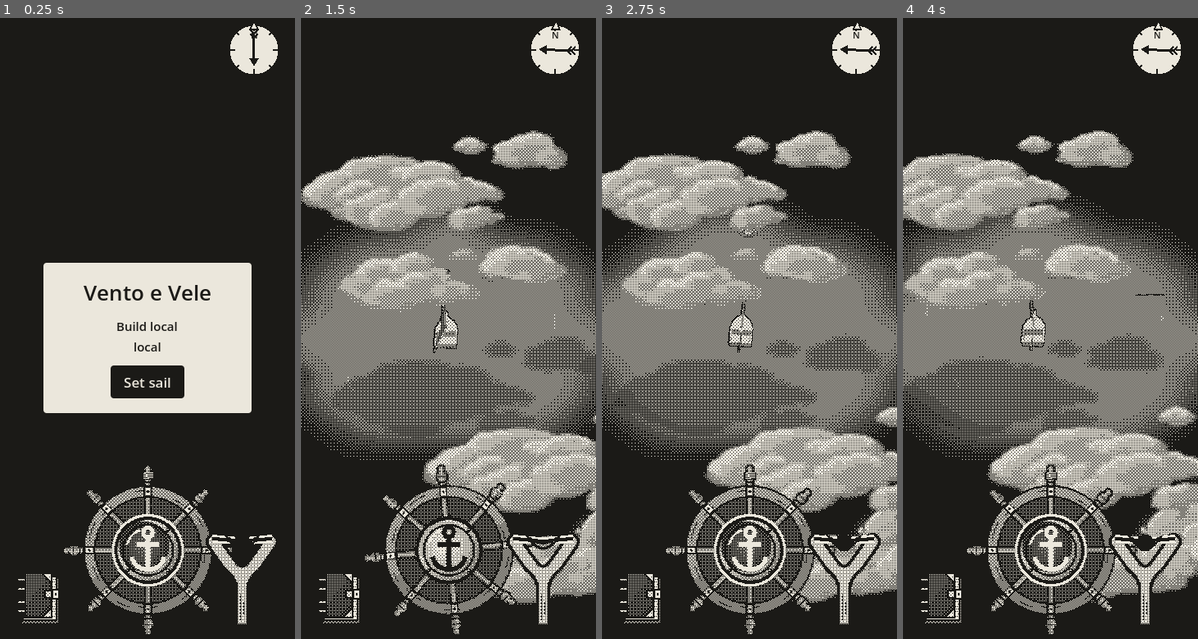
Above: before the commit, frames 1-4 (left to right).
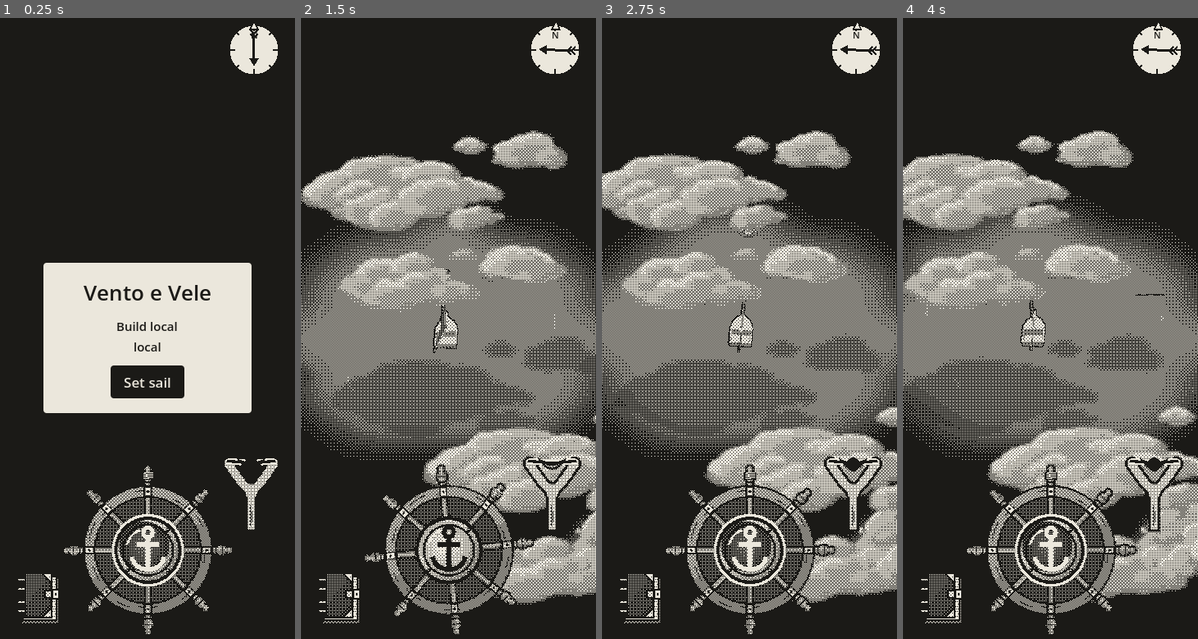
Above: after the commit, the same moments.

Repository: EnricoLabarile/Sail
Game: Godot game, scene res://Assets/Scenes/Overworld.tscn
Same seed, same stepped clock (60 frames per second), same inputs: the game is played once before the commit and once after it.
Inputs (mouse positions are in pixels of both pictures, inside the frame that each line leads up to):
- Up to frame 1 (0.25 s): no input
- Up to frame 2 (1.5 s): click "Set sail" at 0.5 s; tap Enter (ui_accept) at 1.25 s; move the mouse to (513, 303) at 1.27 s; hold Right (ui_right) from 1.28 s (still down); click (513, 303) at 1.42 s
- Up to frame 3 (2.75 s): tap Enter (ui_accept) at 1.52 s; release Right (ui_right) at 2 s; drag from (690, 371) to (734, 471) at 2.02 s
- Up to frame 4 (4 s): move the mouse to (1080, 191) at 2.77 s; hold Right (ui_right) 2.78-3.5 s; drag from (1035, 471) to (962, 241) at 3.52 s

The runs differ from the first frame. In frame 1, 1.1% of the frame differs, in the area x 69-95%, y 70-98%; in frame 2, 0.9%; in frame 3, 1.0%; in frame 4, 1.0%.

Commit message:
Update slingshot.tscn

Diff:
--- a/Assets/UI/slingshot/slingshot.tscn
+++ b/Assets/UI/slingshot/slingshot.tscn
@@ -12,10 +12,10 @@
 anchor_top = 1.0
 anchor_right = 1.0
 anchor_bottom = 1.0
-offset_left = -120.0
-offset_top = -183.0
+offset_left = -98.0
+offset_top = -272.0
 offset_right = -9.0
-offset_bottom = -44.25
+offset_bottom = -160.75
 grow_horizontal = 0
 grow_vertical = 0
 script = ExtResource("1_sling")
